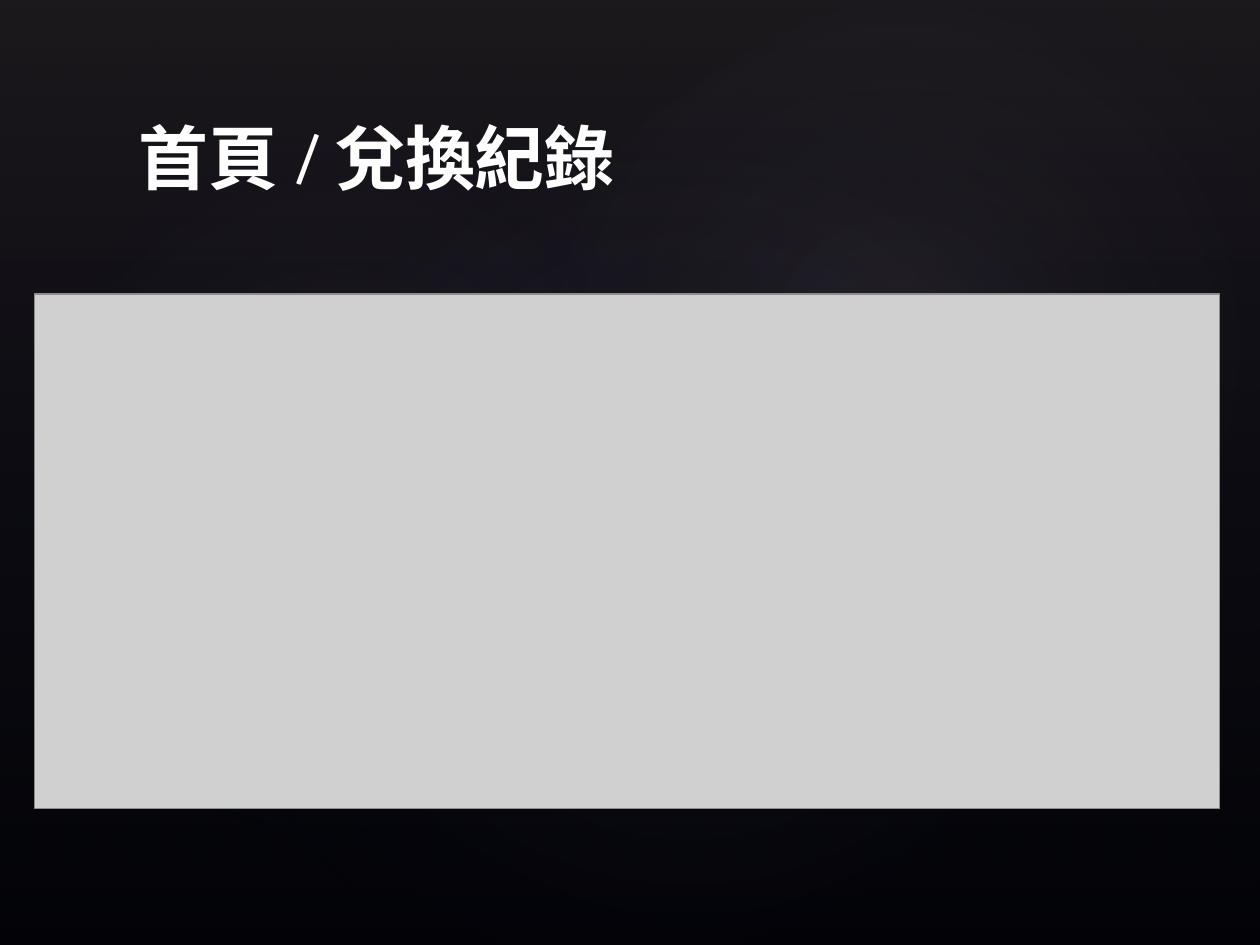
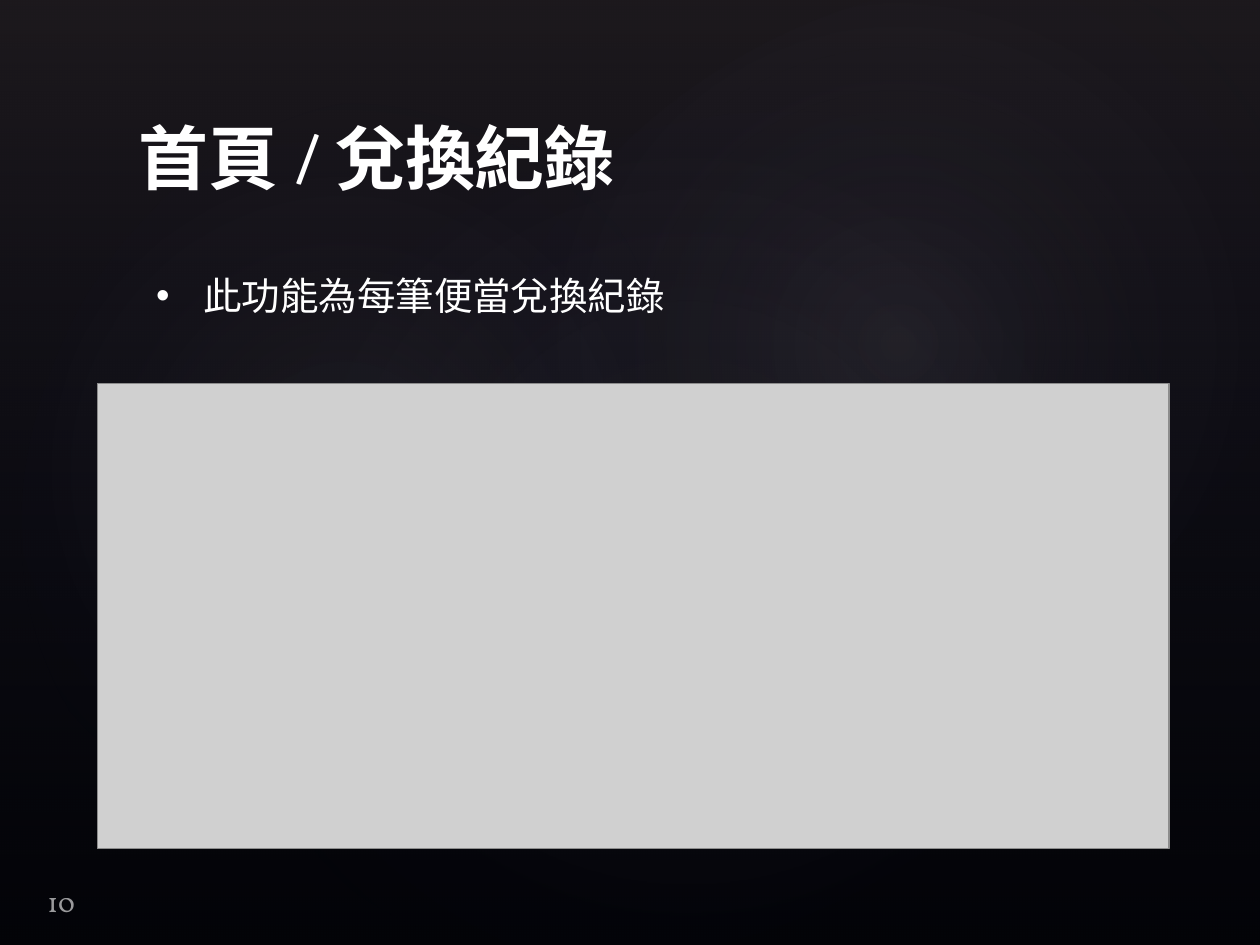
Before and after one commit to explooosion/iShareLoveMeal, a slide deck: slide 10 of doc/愛心便當收銀系統.pptx. Drawn at 1260x945 pixels with LibreOffice and Linux fonts; fonts in the diff are those of the drawing; grey boxes stand for pictures; background and template pictures are left out. Boxes give left, top, right and bottom in pixels: in the first picture for what was removed or moved away, otherwise in the second. Text is boxed around its words. In the diff, an @@ line names an element or a change of style, - is before the commit and + after.

```diff
--- a/doc/愛心便當收銀系統.pptx
+++ b/doc/愛心便當收銀系統.pptx
@@ text added at (203, 277, 664, 314), 22 pt, text #FFFFFF @@
+• 此功能為每筆便當兌換紀錄
@@ picture: place and size @@
-picture at (35, 294, 1220, 808)
+picture at (97, 383, 1168, 848)
@@ page number added at (47, 898, 75, 912), 16 pt, text #FFFFFF at 60% opacity @@
+10
```
Also in this commit, not shown: 12 other slides changed.
